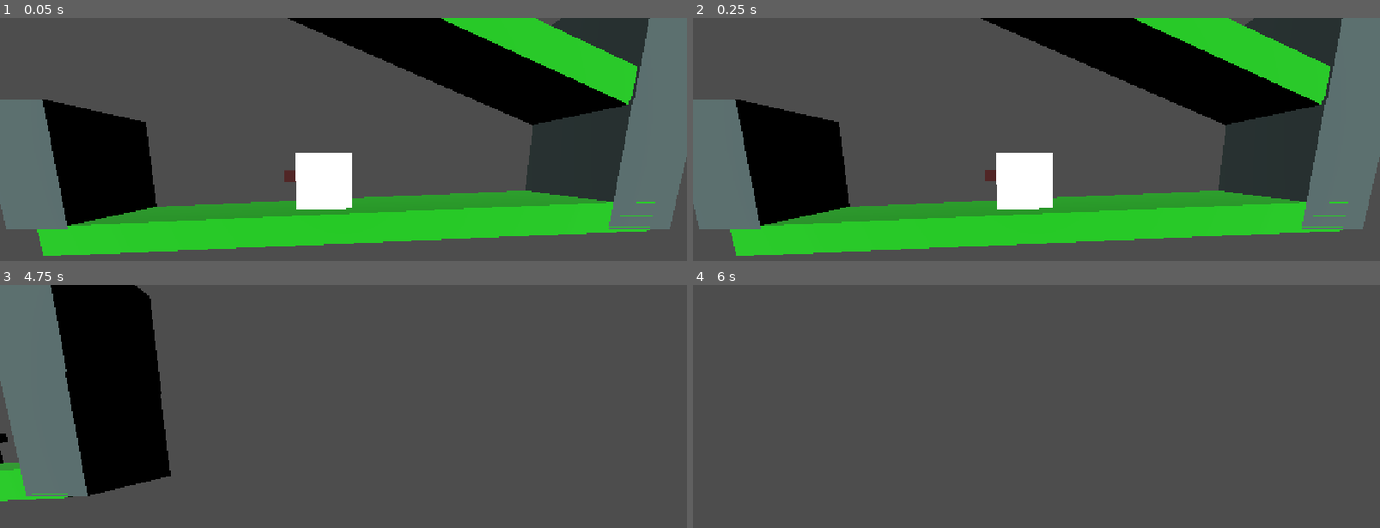
Above: before the commit, frames 1-4 (two rows, left to right).
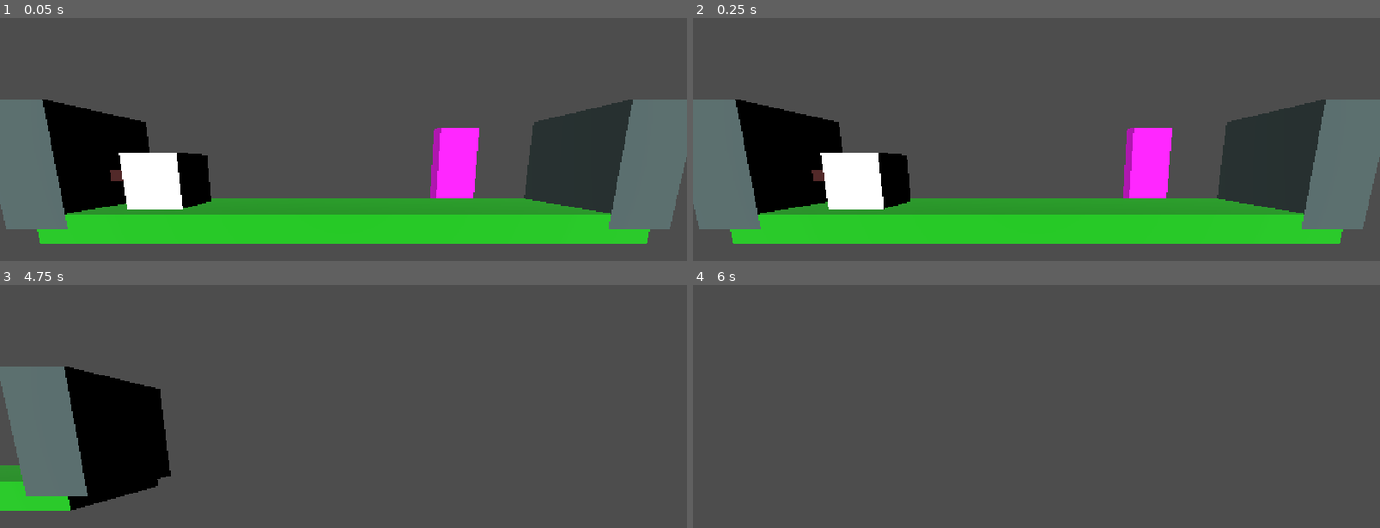
Above: after the commit, the same moments.

Repository: paolomorettin/ai-strikes
Game: Godot game, scene res://src/game.tscn
Two runs of this game, one before a commit and one after it. Both use one fixed random seed, a clock stepped at 60 frames per second and the inputs below.
Inputs (mouse positions are in pixels of both pictures, inside the frame that each line leads up to):
- Up to frame 1 (0.05 s): no input
- Up to frame 2 (0.25 s): no input
- Up to frame 3 (4.75 s): move the mouse to (494, 459) at 0.52 s; hold D (right) 0.53-1.28 s; hold Mouse wheel up (zoom_in) 0.53-1.28 s; tap Enter at 1.25, 2.75, 4.25 s; move the mouse to (206, 496) at 1.27 s; hold S (down) 1.28-2.03 s; tap Mouse wheel down (zoom_out) at 1.35, 2.85, 4.35 s; tap Space at 2, 3.5 s; move the mouse to (412, 394) at 2.02 s; hold D (right) 2.03-2.78 s; hold Mouse wheel up (zoom_in) 2.03-2.78 s; move the mouse to (outside the picture) at 2.77 s; hold W (up) 2.78-3.53 s; move the mouse to (outside the picture) at 3.52 s; hold Mouse wheel up (zoom_in) 3.53-4.28 s; hold A (left) from 3.53 s (still down); move the mouse to (137, 421) at 4.27 s
- Up to frame 4 (6 s): move the mouse to (1070, 479) at 5.02 s; release A (left) at 5.03 s; hold S (down) 5.03-5.78 s; hold Mouse wheel up (zoom_in) 5.03-5.78 s; tap Space at 5.75 s; move the mouse to (933, 382) at 5.77 s; hold D (right) from 5.78 s (still down); tap Mouse wheel down (zoom_out) at 5.85 s

The runs differ from the first frame. In frame 1, 28% of the frame differs, in the area x 5-100%, y 0-98%; in frame 2, 28%; in frame 3, 9.3%; in frame 4, nothing differs.

Commit message:
exit doorway

Diff:
--- /dev/null
+++ b/src/environment/exit.gd
@@ -0,0 +1,48 @@
+class_name Exit
+extends Node3D
+
+@onready var control_area: Area3D = %ControlArea
+
+var currently_serving = null:
+	set(wheelchair):
+		currently_serving = wheelchair
+		if wheelchair != null:
+			serve(wheelchair)
+
+var queue: Array[Wheelchair] = []
+
+func control_body(body: Node3D) -> void:
+	if not (body is Wheelchair):
+		return
+
+	(body as Wheelchair).current_state = Wheelchair.State.OVERRIDE
+	if currently_serving == null:
+		currently_serving = body
+	else:
+		queue.append(body)
+
+func remove_current() -> void:
+	(currently_serving as Node).queue_free()
+	currently_serving = queue.pop_front()
+
+func serve(wheelchair: Wheelchair) -> void:
+	wheelchair.disable_collisions()
+	var horizontal_movement_duration = wheelchair.global_position.distance_to(global_position) / abs(wheelchair.velocity.x)
+	var despawn_point = Vector3(global_position.x, global_position.y, -4.0)
+	var despawn_duration = -despawn_point.z / abs(wheelchair.velocity.x)
+	var target_rotation: float = TAU / 4
+	if wheelchair.global_position.x > global_position.x:
+		target_rotation = -target_rotation
+
+	var tween = get_tree().create_tween()
+	# x-movement to exit
+	tween.tween_property(wheelchair, "global_position", global_position, horizontal_movement_duration)
+	# rotation towards exit
+	tween.tween_property(wheelchair, "rotation:y", target_rotation, wheelchair.turn_around_time / 2.0)
+	# z-movement to exit
+	tween.tween_property(wheelchair, "global_position", despawn_point, despawn_duration)
+	tween.tween_callback(remove_current)
+
+
+func _ready() -> void:
+	control_area.body_entered.connect(control_body)
--- /dev/null
+++ b/src/environment/exit.tscn
@@ -0,0 +1,30 @@
+[gd_scene format=3 uid="uid://bjg00ixkve11x"]
+
+[ext_resource type="Script" uid="uid://clp31nta31yk6" path="res://src/environment/exit.gd" id="1_h5sjc"]
+
+[sub_resource type="StandardMaterial3D" id="StandardMaterial3D_k6kcw"]
+albedo_color = Color(1, 0, 1, 1)
+
+[sub_resource type="BoxMesh" id="BoxMesh_2ijik"]
+material = SubResource("StandardMaterial3D_k6kcw")
+size = Vector3(1, 2, 0.5)
+
+[sub_resource type="BoxShape3D" id="BoxShape3D_2ijik"]
+size = Vector3(2, 1, 1)
+
+[node name="Exit" type="Node3D" unique_id=617829593]
+script = ExtResource("1_h5sjc")
+
+[node name="MeshInstance3D" type="MeshInstance3D" parent="." unique_id=1008745277]
+transform = Transform3D(1, 0, 0, 0, 1, 0, 0, 0, 1, 0, 1, -2)
+mesh = SubResource("BoxMesh_2ijik")
+
+[node name="ControlArea" type="Area3D" parent="." unique_id=1404149332]
+unique_name_in_owner = true
+collision_layer = 0
+collision_mask = 4
+
+[node name="CollisionShape3D" type="CollisionShape3D" parent="ControlArea" unique_id=1240999475]
+transform = Transform3D(1, 0, 0, 0, 1, 0, 0, 0, 1, 0, 0.5, 0)
+shape = SubResource("BoxShape3D_2ijik")
+debug_color = Color(0.8392157, 0, 0.92156863, 1)
--- a/src/game.tscn
+++ b/src/game.tscn
@@ -4,14 +4,12 @@
 [ext_resource type="PackedScene" uid="uid://bewnefd51q2qd" path="res://src/environment/test_platform.tscn" id="3_kc8ui"]
 [ext_resource type="PackedScene" uid="uid://do316kbatascm" path="res://src/camera.tscn" id="3_xq6wo"]
 [ext_resource type="PackedScene" uid="uid://cmc3qvxcmu5k6" path="res://src/environment/test_wall.tscn" id="4_bs6l1"]
+[ext_resource type="PackedScene" uid="uid://bjg00ixkve11x" path="res://src/environment/exit.tscn" id="5_bs6l1"]
 
 [node name="Game" type="Node3D" unique_id=661229827]
 
-[node name="Wheelchair4" parent="." unique_id=1459374777 instance=ExtResource("2_xq6wo")]
-transform = Transform3D(1, 0, 0, 0, 1, 0, 0, 0, 1, -0.34472275, 5.150676, 0)
-
 [node name="Wheelchair5" parent="." unique_id=262619796 instance=ExtResource("2_xq6wo")]
-transform = Transform3D(1, 0, 0, 0, 1, 0, 0, 0, 1, -0.34472275, 0.9979811, 0)
+transform = Transform3D(1, 0, 0, 0, 1, 0, 0, 0, 1, -3.4138155, 0.56670284, 0)
 
 [node name="Camera" parent="." unique_id=1529662360 instance=ExtResource("3_xq6wo")]
 transform = Transform3D(1, 0, 0, 0, 0.9848077, 0.17364818, 0, -0.17364818, 0.9848077, 0, 1, 5)
@@ -20,10 +18,6 @@
 transform = Transform3D(0.9605089, 0.068557285, -0.2696712, 0, 0.9691713, 0.24638802, 0.27824926, -0.23665787, 0.93089765, -5.3468933, 4.430237, 8.961426)
 
 [node name="TestPlatform" parent="." unique_id=2103395743 instance=ExtResource("3_kc8ui")]
-transform = Transform3D(0.9990375, -0.043864448, 0, 0.043864448, 0.9990375, 0, 0, 0, 1, 0, 0, 0)
-
-[node name="TestPlatform2" parent="." unique_id=1297807626 instance=ExtResource("3_kc8ui")]
-transform = Transform3D(0.930743, 0.36563963, 0.005015073, -0.36557743, 0.9307248, -0.010216606, -0.008403246, 0.007675639, 0.99993515, -0.01391983, 3.9098594, 0)
 
 [node name="TestWall" parent="." unique_id=1225326320 instance=ExtResource("4_bs6l1")]
 transform = Transform3D(1, 0, 0, 0, 1, 0, 0, 0, 1, -5, 1, 0)
@@ -31,8 +25,5 @@
 [node name="TestWall2" parent="." unique_id=1723653881 instance=ExtResource("4_bs6l1")]
 transform = Transform3D(1, 0, 0, 0, 1, 0, 0, 0, 1, 4.8250065, 1, 0)
 
-[node name="TestWall3" parent="." unique_id=1205596337 instance=ExtResource("4_bs6l1")]
-transform = Transform3D(1, 0, 0, 0, 1, 0, 0, 0, 1, 4.8463936, 2.913586, 0)
-
-[node name="TestWall4" parent="." unique_id=1524418654 instance=ExtResource("4_bs6l1")]
-transform = Transform3D(1, 0, 0, 0, 1, 0, 0, 0, 1, -4.813698, 6.208068, 0)
+[node name="Exit" parent="." unique_id=617829593 instance=ExtResource("5_bs6l1")]
+transform = Transform3D(1, 0, 0, 0, 1, 0, 0, 0, 1, 3, 0, 0)
--- a/src/people/wheelchair.gd
+++ b/src/people/wheelchair.gd
@@ -8,33 +8,40 @@
 @onready var halt_timer: Timer = %HaltTimer
 @onready var sensing: Area3D = %Sensing
 
-enum States {BRAKE, HALT, IDLE, MOVE, ROTATE}
-var current_state: States
+enum State {BRAKE, HALT, IDLE, MOVE, OVERRIDE, ROTATE}
+var current_state: State
 
 var facing: Vector3 = Vector3.RIGHT
 
 var acceleration: float = 0.1 # m/s^2
 var deceleration: float = 0.3 # m/s^2
 var max_speed: float = 10.0 # m/s
-var rotation_speed: float = 1.0 # TAU/2*s
+var turn_around_time: float = 1.0 # TAU/2*s
 
-func explode() -> void:
-	var tween = get_tree().create_tween()
-	var eps = 0.01
-	var delta = 0.1
-	for i in range(10):
-		var random_pos: Vector3 = position + Vector3(randf_range(-eps, eps), randf_range(-eps, eps), randf_range(-eps, eps))
-		tween.tween_property(self, "position", random_pos, delta)
-	tween.tween_callback(queue_free)
+#func explode() -> void:
+	#var tween = get_tree().create_tween()
+	#var eps = 0.01
+	#var delta = 0.1
+	#for i in range(10):
+		#var random_pos: Vector3 = position + Vector3(randf_range(-eps, eps), randf_range(-eps, eps), randf_range(-eps, eps))
+		#tween.tween_property(self, "position", random_pos, delta)
+#
+	#tween.tween_callback(queue_free)
+
+func disable_collisions() -> void:
+	collision_layer = 0
 
 func turn_around() -> void:
-	current_state = States.ROTATE
+	current_state = State.ROTATE
 	var tween = get_tree().create_tween()
 	var rotated_quaternion: Quaternion = quaternion * Quaternion(Vector3.UP, TAU/2)
-	tween.tween_property(self, "quaternion", rotated_quaternion, rotation_speed)
-	tween.tween_callback(func(): current_state = States.IDLE)
+	tween.tween_property(self, "quaternion", rotated_quaternion, turn_around_time)
+	tween.tween_callback(func(): current_state = State.IDLE)
 
 func _physics_process(delta: float) -> void:
+
+	if current_state == State.OVERRIDE:
+		return
 
 	facing = (quaternion * Vector3.RIGHT).normalized()
 
@@ -49,7 +56,7 @@
 			closest_obstacle = obs
 			min_dist = dist
 
-	if current_state != States.ROTATE:
+	if current_state != State.ROTATE:
 		# TODO: (MAYBE NOT NECESSARY) change this for arbitrary facing vectors
 		if closest_obstacle == null or (
 			closest_obstacle is CharacterBody3D and
@@ -57,18 +64,18 @@
 			abs(closest_obstacle.velocity.x) - abs(self.velocity.x) > 0
 		):
 			# if the closest obstacle (if any) is moving in the same direction at higher speed
-			if current_state != States.MOVE:
+			if current_state != State.MOVE:
 				_set_brake_lights(false)
-				current_state = States.MOVE
+				current_state = State.MOVE
 				halt_timer.stop()
 		else:
-			if current_state != States.BRAKE:
+			if current_state != State.BRAKE:
 				_set_brake_lights(true)
-				current_state = States.BRAKE
+				current_state = State.BRAKE
 
 	# handle horizontal velocity
 	if is_on_floor():
-		if current_state == States.BRAKE:
+		if current_state == State.BRAKE:
 			if abs(velocity.x) > 0:
 				velocity.x = sign(facing.x) * max(0.0, abs(velocity.x) - deceleration)
 				prints(self, "braking")
@@ -76,14 +83,14 @@
 				if halt_timer.is_stopped():
 					halt_timer.start()
 
-		elif current_state == States.MOVE:
+		elif current_state == State.MOVE:
 			velocity.x = sign(facing.x) * min(max_speed, abs(velocity.x) + acceleration)
 
 	else:
 		velocity += get_gravity()
 
 	move_and_slide()
-	if is_on_floor() and current_state != States.ROTATE:
+	if is_on_floor() and current_state != State.ROTATE:
 		var floor_normal: Vector3 = get_floor_normal()
 		if floor_normal.angle_to(quaternion * Vector3.UP) > THETA:
 			quaternion = (Quaternion(Vector3.UP, floor_normal) * quaternion).normalized()
@@ -91,7 +98,7 @@
 func _ready() -> void:
 	brake_lights.mesh.material = StandardMaterial3D.new()
 	halt_timer.timeout.connect(turn_around)
-	current_state = States.IDLE
+	current_state = State.IDLE
 
 func _set_brake_lights(braking: bool) -> void:
 	brakes.stop = braking
Not shown, added: src/environment/exit.gd.uid
